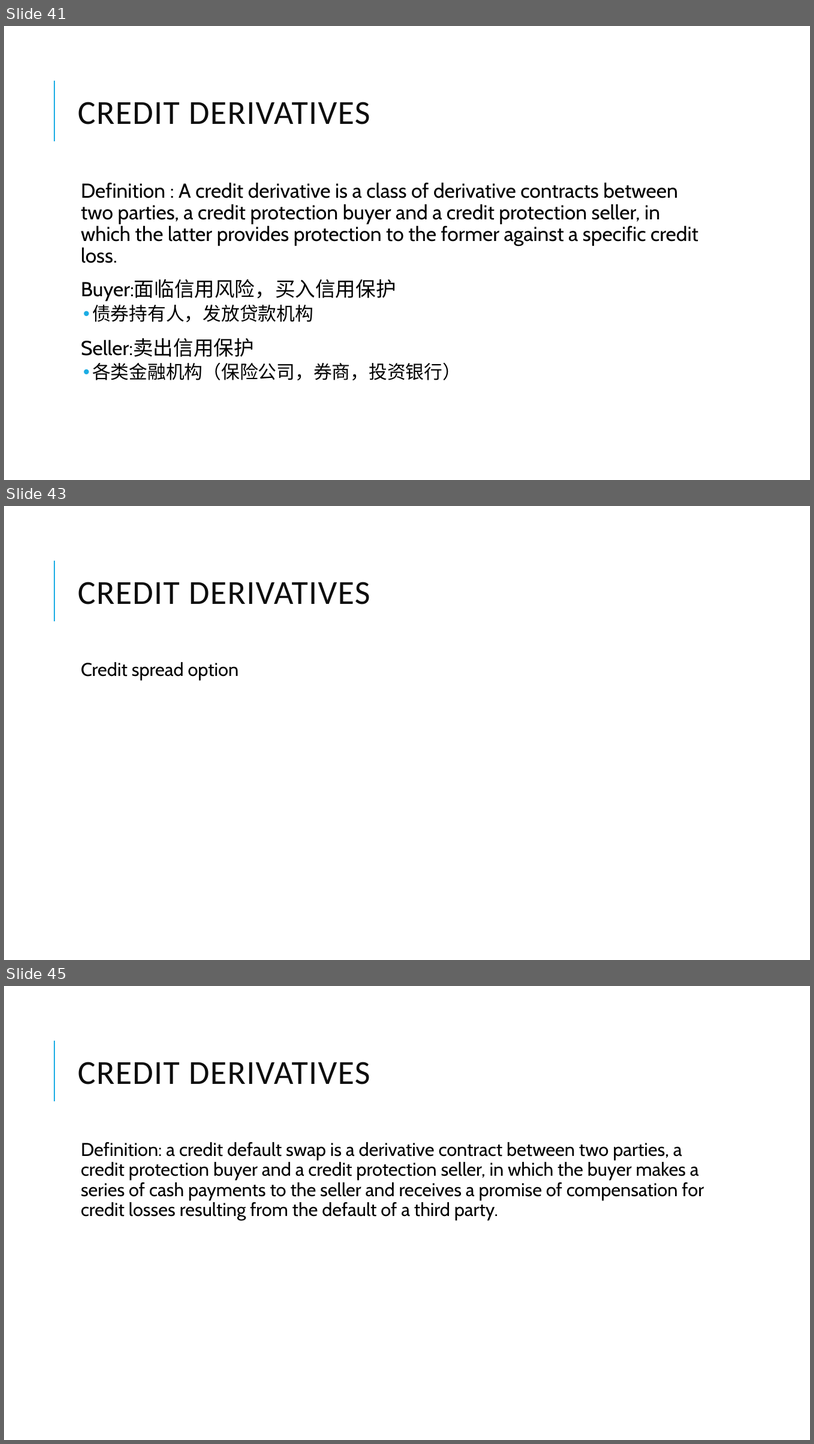
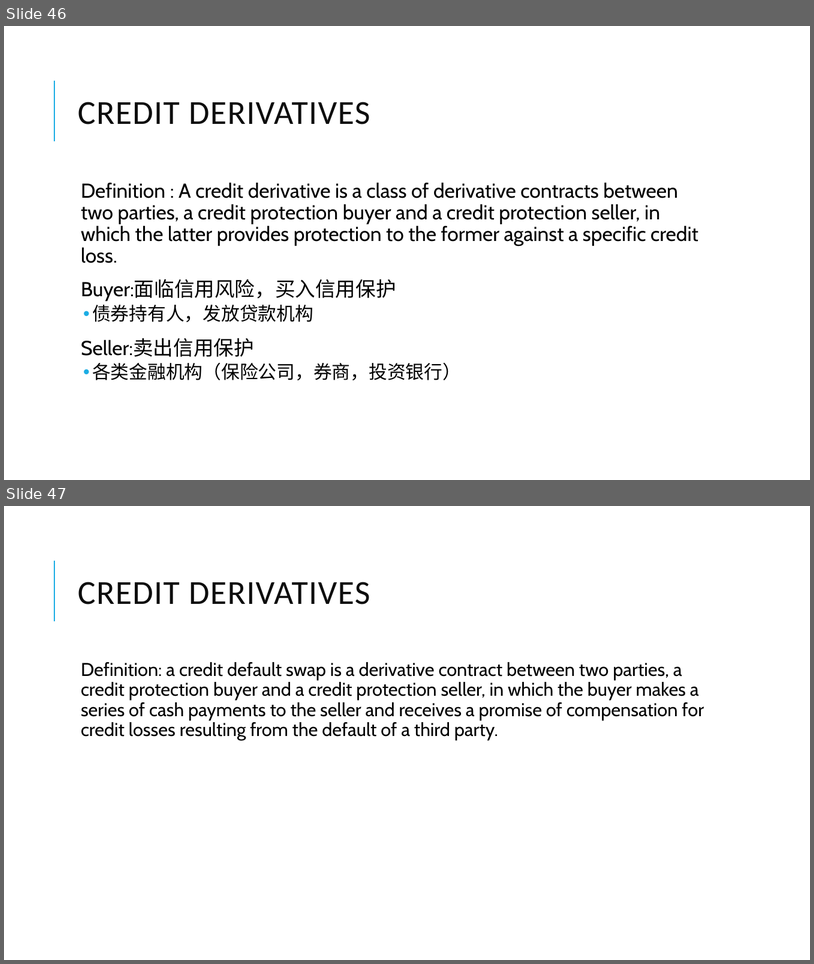
Before and after one commit to Isco0530/data, a slide deck: Derivatives.pptx. Shown one above the other, each under a label of ours: slides 41, 43 and 45 before the commit, slides 46 and 47 after it; the slides between them are not shown. The pictures are 814x1444 and 814x964 pixels, drawn with LibreOffice and Linux fonts; fonts in the diff are those of the drawing. Boxes give left, top, right and bottom in pixels: in the first picture for what was removed or moved away, otherwise in the second. Text is boxed around its words. In the diff, an @@ line names an element or a change of style, - is before the commit and + after.

```diff
--- a/Derivatives.pptx
+++ b/Derivatives.pptx
@@ slide 43 removed at (4, 506, 810, 960), background #FFFFFF; not listed: 1 template element that a slide beside it also shows @@
@@ title removed at (78, 582, 370, 604) @@
-CREDIT DERIVATIVES
@@ text removed at (81, 662, 239, 680) @@
-  Credit spread option
@@ what was slide 41 is now slide 46 @@
@@ what was slide 45 is now slide 47 @@
```
Also in this commit, not shown: 10 slides changed, 5 slides added, 6 other slides removed.
